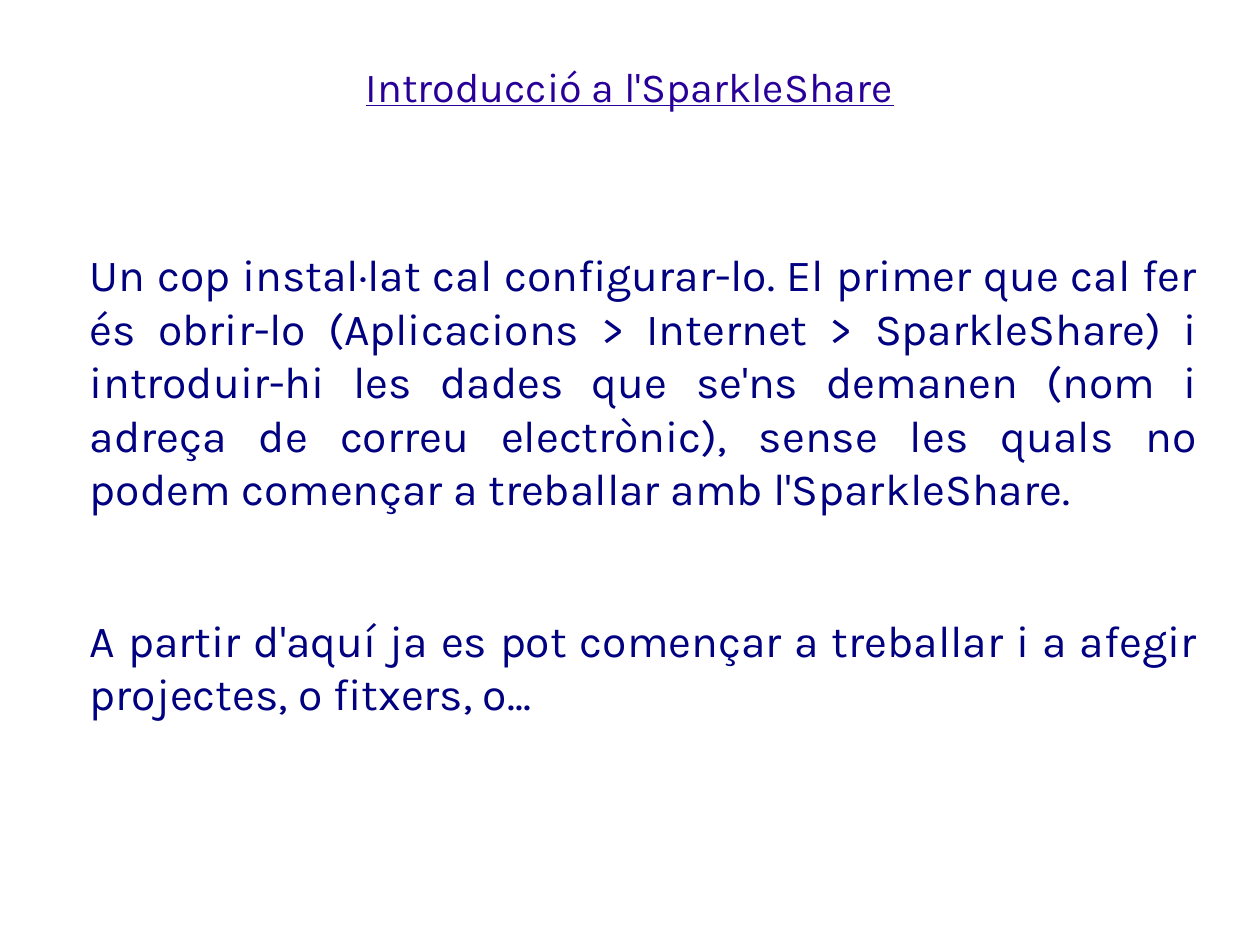
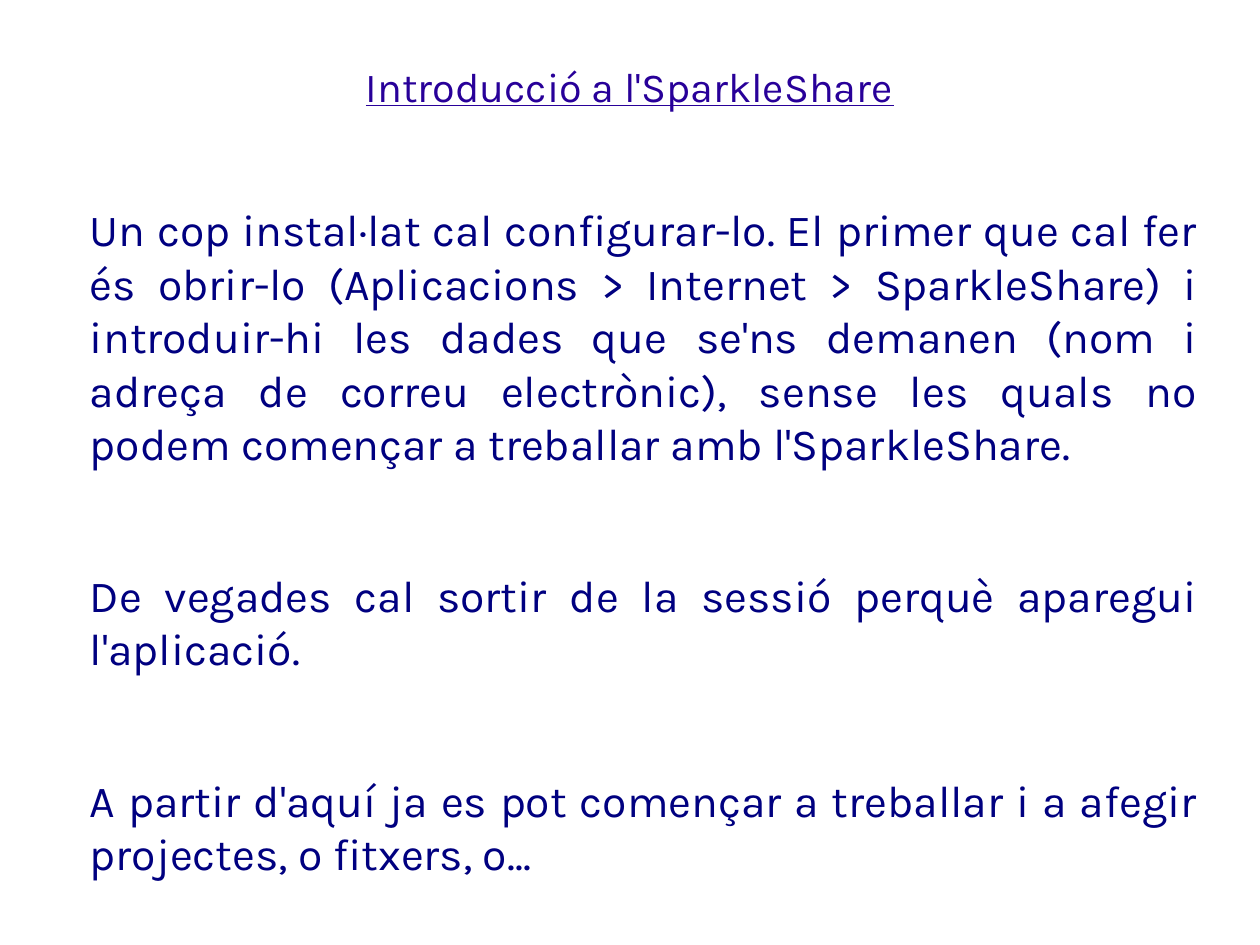
Before and after one commit to SiscoGarcia/MigracioPL, a slide deck: slide 4 of IntroSparkleShare.odp. Drawn at 1260x945 pixels with LibreOffice and Linux fonts; fonts in the diff are those of the drawing; background and template pictures are left out. Boxes give left, top, right and bottom in pixels: in the first picture for what was removed or moved away, otherwise in the second. Text is boxed around its words. In the diff, an @@ line names an element or a change of style, - is before the commit and + after.

Commit message:
edited ‘IntroSparkleShare.odp’ and 1 more

```diff
--- a/IntroSparkleShare.odp
+++ b/IntroSparkleShare.odp
@@ text "Un cop instal·lat cal configurar-lo. ...": place and size @@
-text "Un cop instal·lat cal configurar-lo. ..." at (90, 260, 1197, 721)
+text "Un cop instal·lat cal configurar-lo. ..." at (90, 215, 1197, 881)
@@ text at (90, 578, 1197, 676): paragraph added @@
+De vegades cal sortir de la sessió perquè aparegui l'aplicació.
```
Also in this commit, not shown: 1 other file.
